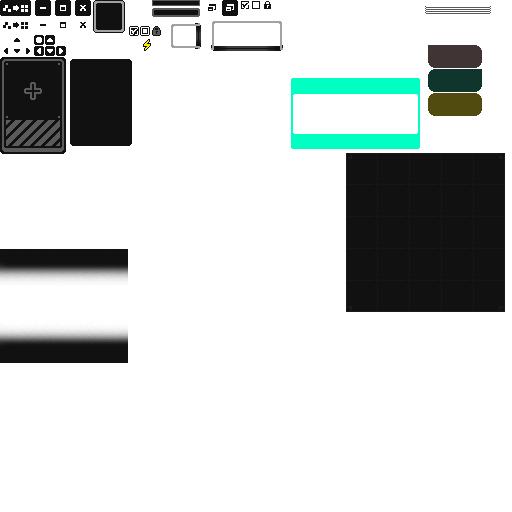
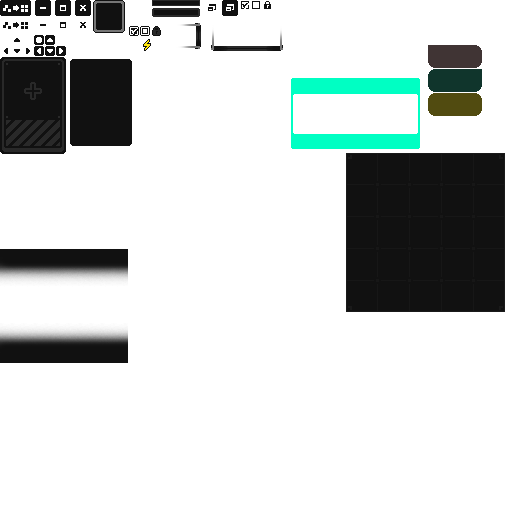
Comparing the layer stacks of the two 512px x 512px images. Changes:
added layer "图层 3" above "图层 8" over [2,0,200,152]
added layer "图层 8" above "图层 864 拷贝" over [171,21,283,51]
painted on "图层 864 拷贝" over [94,1,491,50]
